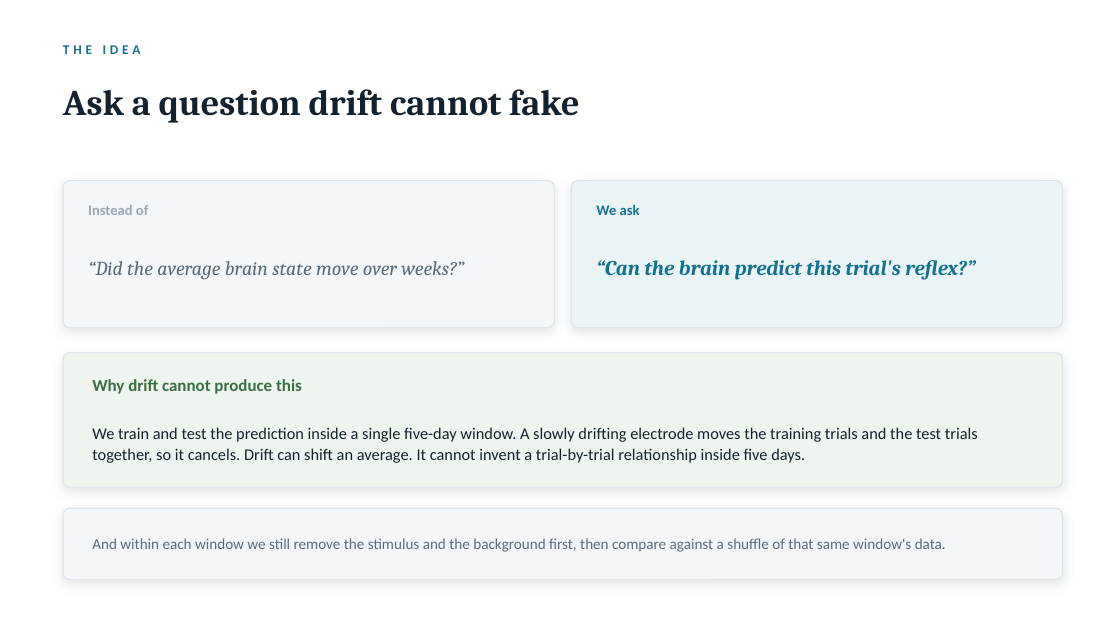
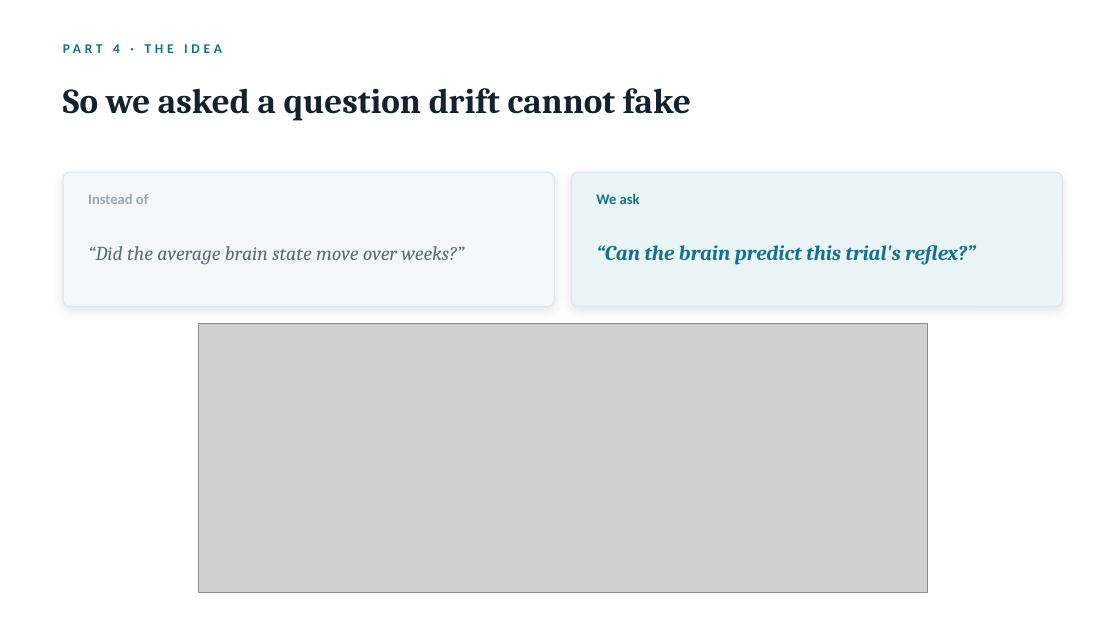
Before and after one commit to switchrao777/hroc-ncan, a slide deck: slide 16 of slides/HROC_Team_Presentation.pptx (slide 10 before the commit). Drawn at 1120x630 pixels with LibreOffice and Linux fonts; fonts in the diff are those of the drawing; grey boxes stand for pictures. Boxes give left, top, right and bottom in pixels: in the first picture for what was removed or moved away, otherwise in the second. Text is boxed around its words. In the diff, an @@ line names an element or a change of style, - is before the commit and + after.

Commit message:
Expand the NCAN group talk to a full-length session
Twenty-seven slides across five parts: the question and why a learned
representation suits it, the data and the decoding problem, how the model and
pipeline were built, the results with their controls, and where the work goes.

Adds seven purpose-drawn explanatory figures: what an autoencoder is and why the
bottleneck forces it to learn real structure, the end-to-end pipeline, the
learning-versus-electrode-drift confound, the within-window design, the shuffle
control, the tech stack and daily workflow, and the variance partition.

```diff
--- a/slides/HROC_Team_Presentation.pptx
+++ b/slides/HROC_Team_Presentation.pptx
@@ text at <box>113,44,153,260</box>: text changed @@
-THE IDEA
+PART 4 · THE IDEA
@@ text at <box>63,88,691,121</box>: text changed; size 31 to 30 pt @@
-Ask a question drift cannot fake
+So we asked a question drift cannot fake
@@ rounded rectangle: place and size @@
-rounded rectangle at <box>63,181,555,328</box>
+rounded rectangle at <box>63,172,555,307</box>
@@ rounded rectangle at <box>63,172,555,307</box>: proportions changed @@
@@ rounded rectangle at <box>571,172,1063,307</box>: proportions changed @@
@@ rounded rectangle: place and size @@
-rounded rectangle at <box>571,181,1063,328</box>
+rounded rectangle at <box>571,172,1063,307</box>
@@ text "Instead of": place and size @@
-text "Instead of" at <box>88,205,148,215</box>
+text "Instead of" at <box>88,194,148,204</box>
@@ text "We ask": place and size @@
-text "We ask" at <box>596,204,640,215</box>
+text "We ask" at <box>596,193,640,204</box>
@@ text "“Did the average brain state ...": place and size @@
-text "“Did the average brain state ..." at <box>88,261,464,280</box>
+text "“Did the average brain state ..." at <box>88,246,464,265</box>
@@ text "“Can the brain predict this ...": place and size @@
-text "“Can the brain predict this ..." at <box>596,260,975,280</box>
+text "“Can the brain predict this ..." at <box>596,245,975,265</box>
@@ picture added at <box>198,323,927,592</box> @@
@@ rounded rectangle removed at <box>63,353,1063,487</box> @@
@@ text removed at <box>92,379,302,394</box> @@
-Why drift cannot produce this
@@ text removed at <box>92,427,978,463</box> @@
-We train and test the prediction inside a single five-day window. A slowly drifting electrode moves the training trials and the test trials together, so it cancels. Drift can shift an average. It cannot invent a trial-by-trial relationship inside five days.
@@ rounded rectangle removed at <box>63,508,1063,580</box> @@
@@ text removed at <box>92,538,946,552</box> @@
-And within each window we still remove the stimulus and the background first, then compare against a shuffle of that same window's data.
```
Also in this commit, not shown: 12 other slides changed, 14 slides added, 2 slides removed, 8 other files.
